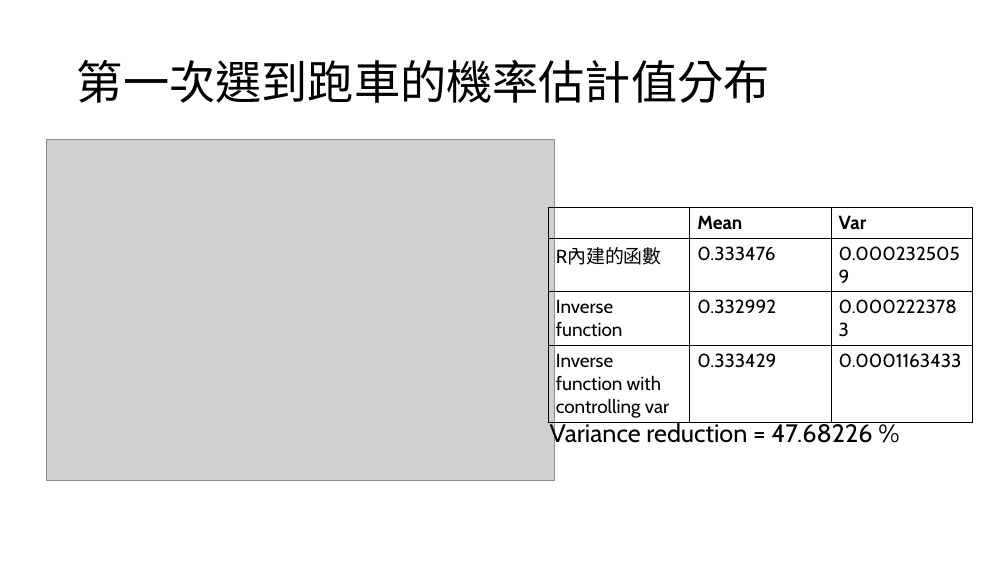
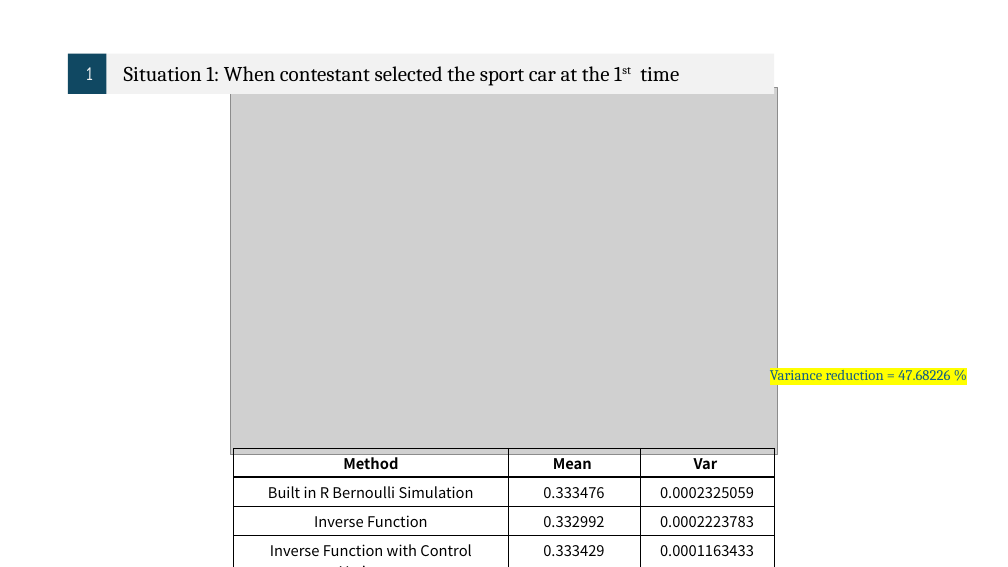
Before and after one commit to Sheena0210/monty-hall-simulation, a slide deck: slide 7 of 統計計算.pptx. Drawn at 1008x567 pixels with LibreOffice and Linux fonts; fonts in the diff are those of the drawing; grey boxes stand for pictures. Boxes give left, top, right and bottom in pixels: in the first picture for what was removed or moved away, otherwise in the second. Text is boxed around its words. In the diff, an @@ line names an element or a change of style, - is before the commit and + after.

```diff
--- a/統計計算.pptx
+++ b/統計計算.pptx
@@ title removed at (77, 60, 770, 103) @@
-第一次選到跑車的機率估計值分布
@@ group added at (68, 54, 774, 94): 2 rectangles, 2 texts @@
+1
+Situation 1: When contestant selected the sport car at the 1st time
@@ picture: place and size @@
-picture at (46, 140, 555, 480)
+picture at (230, 88, 778, 454)
@@ text "Variance reduction = 47.68226 %": place and size @@
-text "Variance reduction = 47.68226 %" at (550, 422, 872, 449)
+text "Variance reduction = 47.68226 %" at (770, 366, 950, 380)
@@ text "Variance reduction = 47.68226 %" at (770, 366, 950, 380): size 24 to 14 pt, font Cabin to Cambria, text colour #000000 to #156082, highlight none to #FFFF00 @@
@@ table at (234, 448, 774, 560) @@
-row 1, column 1: 
+row 1, column 1: Method
-row 2, column 1: R內建的函數
+row 2, column 1: Built in R Bernoulli Simulation
-row 3, column 1: Inverse function
+row 3, column 1: Inverse Function
-row 4, column 1: Inverse function with controlling var
+row 4, column 1: Inverse Function with Control Variance
@@ size 18 to 14 pt, font Cabin to Noto Sans CJK SC in "Mean", "Var", "0.333476", "0.0002325059" and 4 more places @@
@@ alignment left to centre @@
@@ borders changed @@
@@ table: place and size @@
-table at (548, 207, 972, 422)
+table at (234, 448, 774, 560)
```
Also in this commit, not shown: 2 other slides changed, 5 slides added, 9 slides removed.
